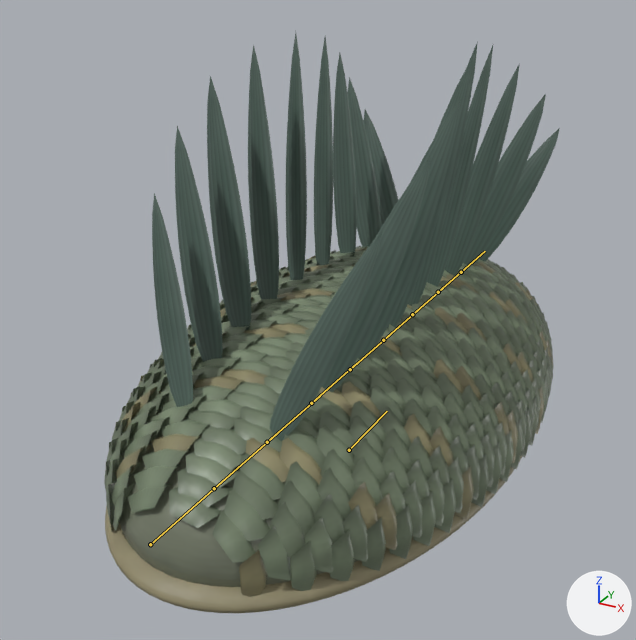
The glTF model public/assets/creatures/wiwaxia.glb as it was, and as the next commit left it.
Both versions are drawn from a camera (50 mm lens) standing at (2.23, -4.49, 3.14) and looking at (-0.14, -0.18, 0.98). Every picture has the same lights, and +X, +Y and +Z are marked at lower right. The picture after the commit comes second. The bones that bend it are drawn over the model as lines.

Names of what the first picture shows: 'wiwaxia wiwaxia Dorsal cuticle', 'wiwaxia wiwaxia Sclerotized tips', 'wiwaxia wiwaxia Soft appendages'.
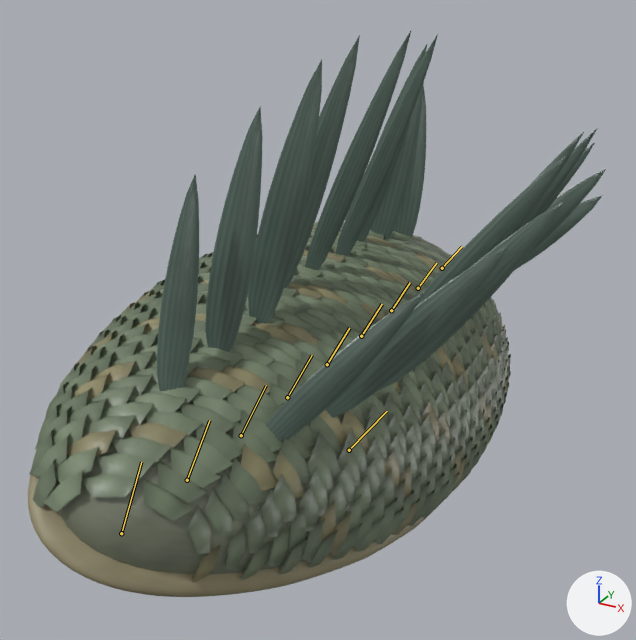
The newer file adds an action. The first version stands in its rest pose; the second is drawn at frame 5 of the action 'Dodge'.

The edits, one by one:
Bone 'body_00' (bone_body_00) moves from (0.0, 0.0, 0.0) to (-0.167, 0.0, 0.0).
Bone 'body_00' (bone_body_00) turns from (0, 0, 0) to (0, 27, 30) degrees about its own x, y and z.
Bone 'body_01' (bone_body_01) moves from (0.0, 0.0, 0.0) to (-0.167, 0.0, -0.004).
Bone 'body_01' (bone_body_01) turns from (0, 0, 0) to (0, 27, 24) degrees about its own x, y and z.
Bone 'body_02' (bone_body_02) moves from (0.0, 0.0, 0.0) to (-0.167, 0.0, -0.008).
Bone 'body_02' (bone_body_02) turns from (0, 0, 0) to (0, 27, 19) degrees about its own x, y and z.
Bone 'body_02' (bone_body_02) is rescaled from (1.0, 1.0, 1.0) to (0.99, 1.0, 1.0).
Bone 'body_03' (bone_body_03) moves from (0.0, 0.0, 0.0) to (-0.167, 0.0, -0.009).
Bone 'body_03' (bone_body_03) turns from (0, 0, 0) to (0, 27, 15) degrees about its own x, y and z.
Bone 'body_03' (bone_body_03) is rescaled from (1.0, 1.0, 1.0) to (0.99, 1.0, 1.0).
Bone 'body_04' (bone_body_04) moves from (0.0, 0.0, 0.0) to (-0.167, 0.0, -0.008).
Bone 'body_04' (bone_body_04) turns from (0, 0, 0) to (0, 27, 13) degrees about its own x, y and z.
Bone 'body_05' (bone_body_05) moves from (0.0, 0.0, 0.0) to (-0.167, 0.0, -0.005).
Bone 'body_05' (bone_body_05) turns from (0, 0, 0) to (0, 27, 11) degrees about its own x, y and z.
Bone 'body_06' (bone_body_06) moves from (0.0, 0.0, 0.0) to (-0.167, 0.0, 0.0).
Bone 'body_06' (bone_body_06) turns from (0, 0, 0) to (0, 27, 10) degrees about its own x, y and z.
Bone 'body_06' (bone_body_06) is rescaled from (1.0, 1.0, 1.0) to (1.01, 1.0, 1.0).
Bone 'body_07' (bone_body_07) moves from (0.0, 0.0, 0.0) to (-0.167, 0.0, 0.004).
Bone 'body_07' (bone_body_07) turns from (0, 0, 0) to (0, 27, 8) degrees about its own x, y and z.
Bone 'body_07' (bone_body_07) is rescaled from (1.0, 1.0, 1.0) to (1.01, 1.0, 1.0).
Bone 'body_08' (bone_body_08) moves from (0.0, 0.0, 0.0) to (-0.167, 0.0, 0.008).
Bone 'body_08' (bone_body_08) turns from (0, 0, 0) to (0, 27, 4) degrees about its own x, y and z.

What differs and where, as boxes (x1, y1, x2, y2) in the pictures (636 x 640 px):
'wiwaxia wiwaxia Dorsal cuticle', posed (7% wider): before (104, 246, 554, 597); after (29, 222, 511, 583)
'wiwaxia wiwaxia Sclerotized tips', posed (10% wider): before (152, 33, 560, 441); after (157, 29, 606, 443)
'wiwaxia wiwaxia Soft appendages', posed: before (105, 444, 529, 613); after (28, 450, 435, 597)
bone 'body_00', root to tip: before (150, 544) to (225, 478); after (121, 533) to (141, 462)
bone 'body_01', root to tip: before (214, 488) to (276, 434); after (187, 480) to (209, 420)
bone 'body_02', root to tip: before (267, 442) to (320, 396); after (241, 435) to (266, 385)
bone 'body_03', root to tip: before (311, 403) to (357, 363); after (287, 397) to (312, 355)
bone 'body_04', root to tip: before (350, 369) to (389, 335); after (327, 364) to (349, 328)
bone 'body_05', root to tip: before (383, 340) to (418, 310); after (361, 336) to (382, 304)
bone 'body_06', root to tip: before (412, 314) to (443, 288); after (391, 310) to (410, 282)
bone 'body_07', root to tip: before (438, 292) to (465, 268); after (418, 288) to (436, 263)
bone 'body_08', root to tip: before (461, 272) to (485, 251); after (442, 268) to (462, 246)
